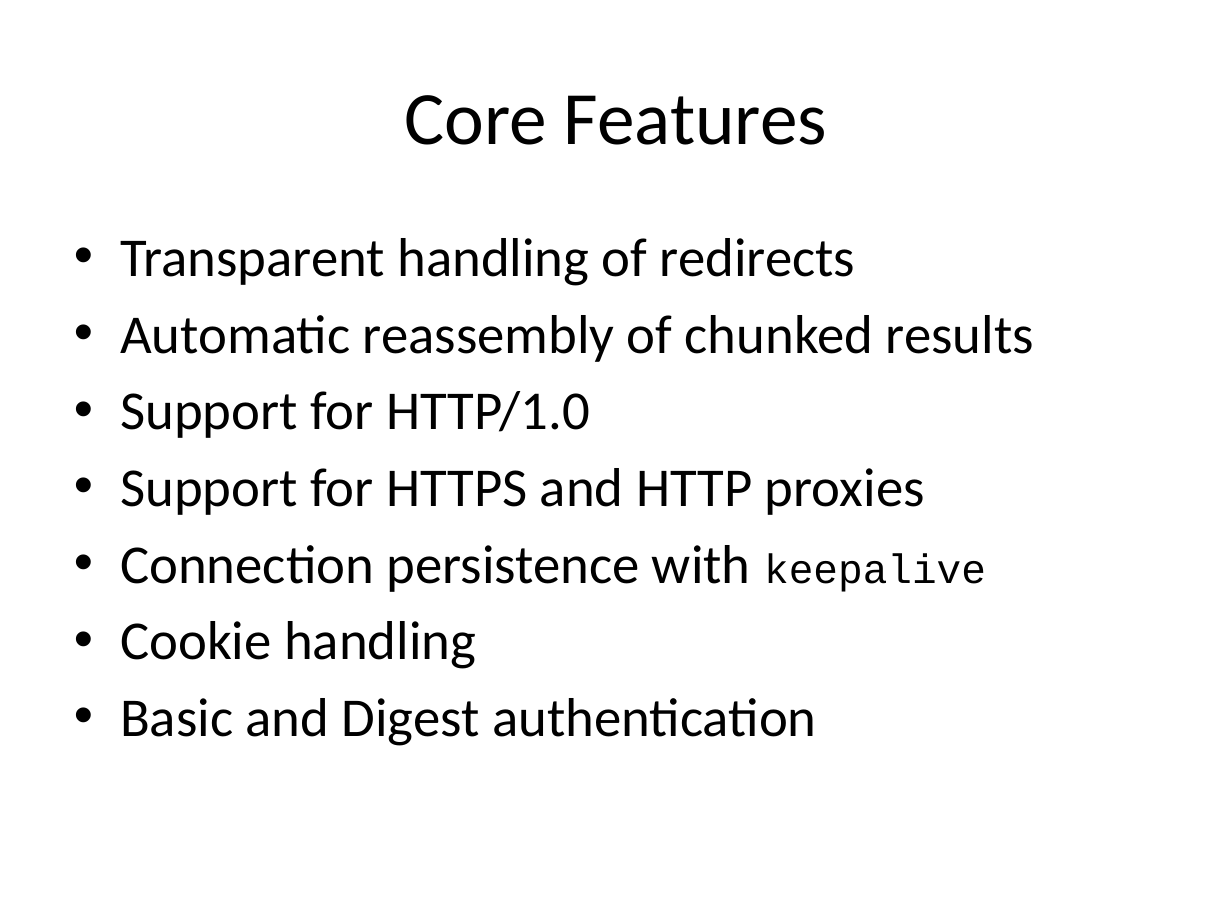
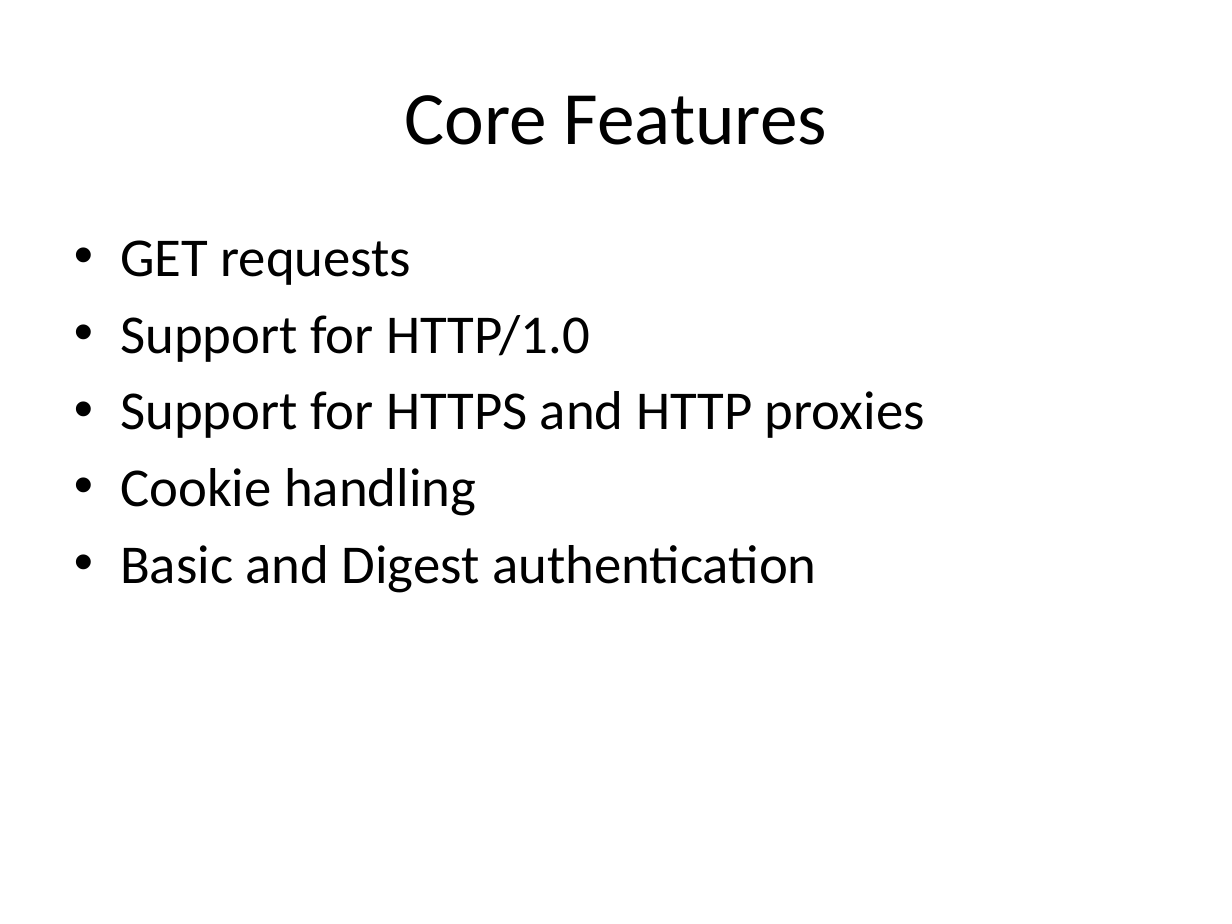
Before and after one commit to LWPsix/LWPsix, a slide deck: slide 3 of doc/Design Presentation.pptx. Drawn at 1232x924 pixels with LibreOffice and Linux fonts; fonts in the diff are those of the drawing. Boxes give left, top, right and bottom in pixels: in the first picture for what was removed or moved away, otherwise in the second. Text is boxed around its words. In the diff, an @@ line names an element or a change of style, - is before the commit and + after.

```diff
--- a/doc/Design Presentation.pptx
+++ b/doc/Design Presentation.pptx
@@ text at (120,240,411,285): text changed @@
-• Transparent handling of redirects
-• Automatic reassembly of chunked results
+• GET requests
@@ text at (120,545,986,592): paragraph removed @@
-• Connection persistence with keepalive
```
Also in this commit, not shown: 4 other slides changed, 1 slide added, 2 slides removed, 5 other files.
